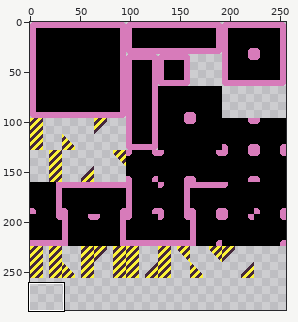
Two versions of one sprite sheet, scenes/levels/tile/testtileset.png. The first picture is a wide view before the edit; the outline marks the close-up.
Close-up. First the earlier version:
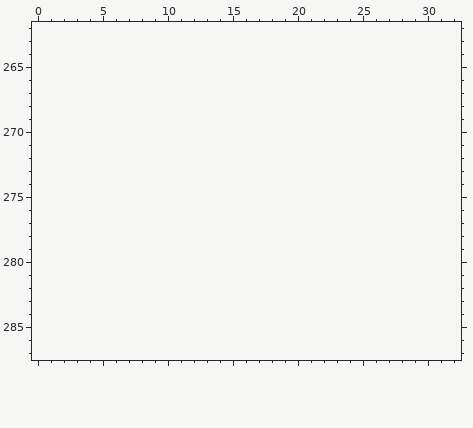
The file is 256x256 pixels. Shown: x 0..32, y 262..287. The old version is drawn lined up with the new one, on the new canvas. The commit also changed other parts of the picture, which this record leaves out.
Palette (. is transparent): 
And afterwards:
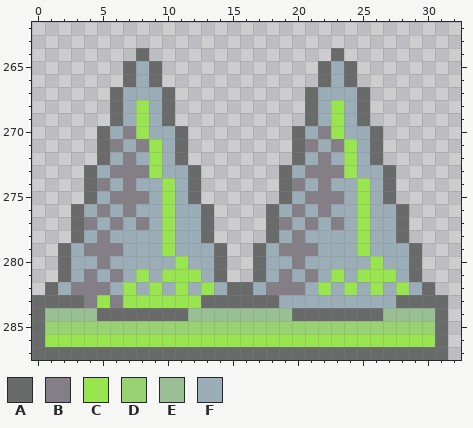
Colours new in this view: A #696a6a  B #847e87  C #99e550  D #99d272  E #9abf94  F #9badb7
Edits made:
canvas 256x256 -> 256x288
y 264: x 8 . -> A; x 23 . -> A
y 265..266: x 7..9 ... -> AFA; x 22..24 ... -> AFA
y 267: x 6..10 ..... -> AFFFA; x 21..25 ..... -> AFFFA
y 268..269: x 6..10 ..... -> AFCFA; x 21..25 ..... -> AFCFA
y 270: x 5..11 ....... -> AFBCFFA; x 20..26 ....... -> AFBCFFA
y 271: x 5..11 ....... -> ABFBCFA; x 20..26 ....... -> ABFBCFA
y 272: x 5..11 ....... -> AFBFCFA; x 20..26 ....... -> AFBFCFA
y 273: x 4..12 ......... -> AFBBBCFFA; x 19..27 ......... -> AFBBBCFFA
y 274: x 4..12 ......... -> ABFBFFCFA; x 19..27 ......... -> ABFBFFCFA
y 275: x 4..12 ......... -> AFBBBFCFA; x 19..27 ......... -> AFBBBFCFA
y 276: x 3..13 ........... -> AFBFBFFCFFA; x 18..28 ........... -> AFBFBFFCFFA
y 277: x 3..13 ........... -> ABFBFBFCFFA; x 18..28 ........... -> ABFBFBFCFFA
y 278: x 3..13 ........... -> AFBFFFFCFFA; x 18..28 ........... -> AFBFFFFCFFA
y 279: x 2..14 ............. -> AFBBBFFFCFFFA; x 17..29 ............. -> AFBBBFFFCFFFA
y 280: x 2..14 ............. -> AFFBFFFFFCFFA; x 17..29 ............. -> AFFBFFFFFCFFA
y 281: x 2..14 ............. -> AFBFBFCFCCCFA; x 17..29 ............. -> AFBFBFCFCCCFA
y 282: x 1..30 .............................. -> AFBBBFCFCFCFCFAAFBBBFCFCFCFCFA
y 283: x 0..31 ................................ -> AAAABCBCCCCCCAAAAAAFFFFFFFFFAAAA
y 284: x 0..31 ................................ -> AEEEEAAAAAAAEEEEEEEEAAAAAAAEEEEA
y 285: x 0..31 ................................ -> ADDDDDDDDDDDDDDDDDDDDDDDDDDDDDDA
y 286: x 0..31 ................................ -> ACCCCCCCCCCCCCCCCCCCCCCCCCCCCCCA
y 287: x 0..31 ................................ -> AAAAAAAAAAAAAAAAAAAAAAAAAAAAAAAA
